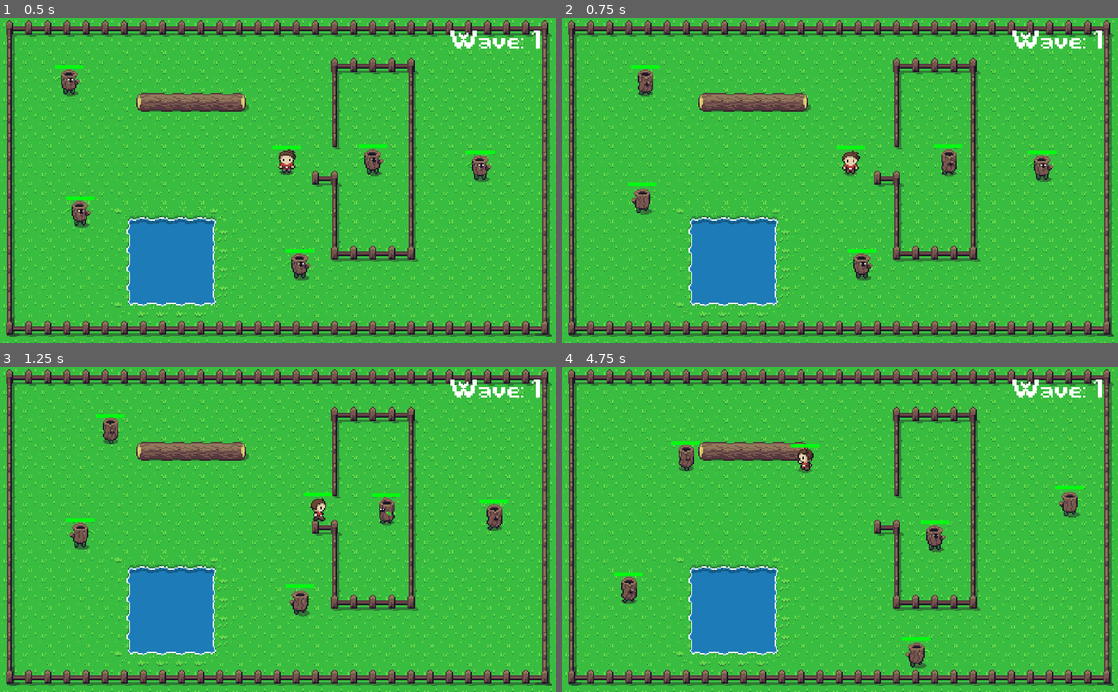
Above: before the commit, frames 1-4 (two rows, left to right).
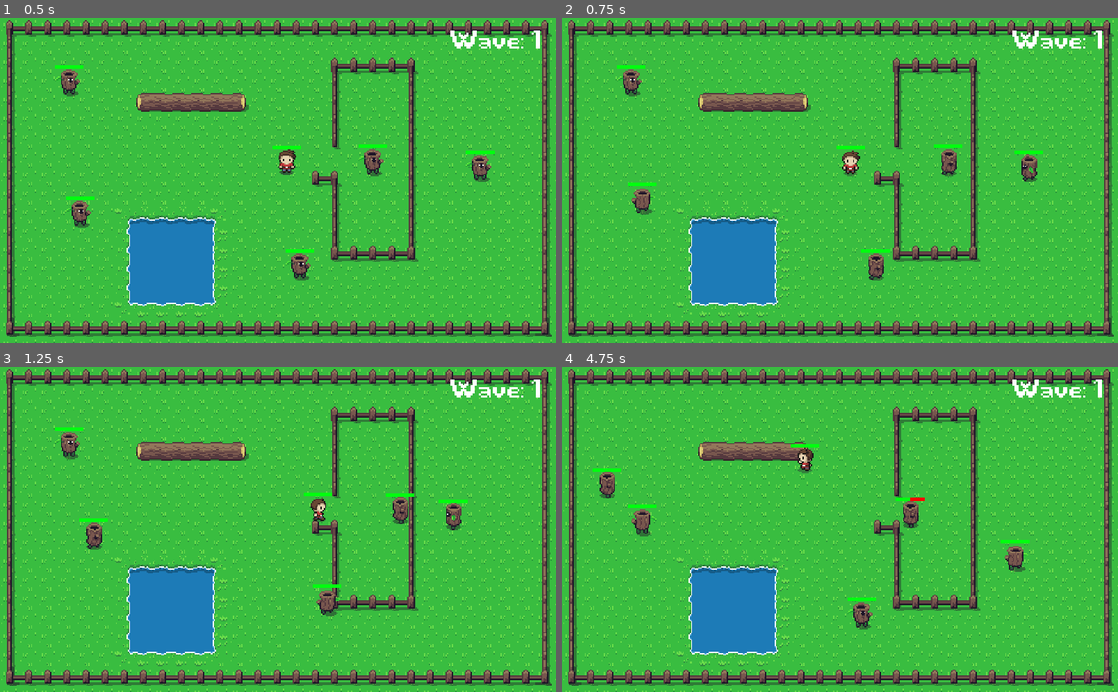
Above: after the commit, the same moments.

Repository: HillRod/TheLegendOfTilin
Game: Godot game, scene res://Nodes/Main.tscn
Same seed, same stepped clock (60 frames per second), same inputs: the game is played once before the commit and once after it.
Inputs:
- Up to frame 1 (0.5 s): no input
- Up to frame 2 (0.75 s): tap Enter (ui_accept) at 0.5 s; hold Right (ui_right) from 0.53 s (still down)
- Up to frame 3 (1.25 s): keep holding Right (ui_right); tap Enter (ui_accept) at 0.77 s
- Up to frame 4 (4.75 s): release Right (ui_right) at 1.28 s; hold Down (ui_down) 1.28-2.03 s; tap Enter (ui_accept) at 1.52, 3.02, 3.77, 4.52 s; hold Right (ui_right) 2.03-2.78 s; hold Up (ui_up) 2.78-3.53 s; hold Left (ui_left) from 3.53 s (still down)

Frame 1 is identical in both runs. In frame 2, 1.4% of the frame differs, in the area x 9-89%, y 14-81%; in frame 3, 2.5%; in frame 4, 2.7%, in the area x 5-94%, y 22-93%.

Commit message:
Los tronquitos ahora te siguen o.o

Diff:
--- a/Nodes/Tronquito.gd
+++ b/Nodes/Tronquito.gd
@@ -1,18 +1,20 @@
 extends KinematicBody2D
 
-const velocity = 100
-const DAMAGE = 1
+var velocity = 100
+var DAMAGE = 1
 var ani = "WDown"
 var dir = Vector2(0,0) # Vector2.ZERO
+var timerlimit = 30
 var timer = 0
-var timerlimit = 30
 var _life = 2
 var life
 var random
 var flame = preload("res://Nodes/Projectiles/Flame.tscn")
 var esplosion = preload("res://Nodes/Projectiles/Explosion.tscn")
 var cooldown = true
-export var verguiado = false
+var verguiado = false
+var target_player: bool = false
+var target_pos: Vector2 = Vector2.ZERO
 signal gameovercito()
 
 
@@ -22,19 +24,25 @@
 
 func _physics_process(delta):
 	#random = randi()%20
+
 	if !verguiado:
-		iaLoop()
-		movLoop()
+		if !target_player:
+			passiveIA()
+			movLoop()
+		else:
+			refresPlayerTarget()
+			activeIA(target_pos)
 		animLoop()
-	timer+=1
+		timer+=1
 
 func upDificulty(waveN):
 	_life+= waveN
 	life = _life
+	#velocity = velocity * waveN
 	if _life>=5: $cooldown.wait_time -= 1
 
-func iaLoop():
-	if timer>=timerlimit:
+func passiveIA():
+	if timer >= timerlimit:
 		timer = 0
 		var rand = randi()%5
 		match rand:
@@ -48,7 +56,12 @@
 				dir = Vector2(-1,0)
 			4:
 				dir = Vector2.ZERO
-	#yield(get_tree().create_timer(2),"timeout")
+
+func activeIA(playerPos):
+	var movement = position.direction_to(playerPos) * velocity * 1.3
+	var _move = move_and_slide(movement)
+	var slide_count = get_slide_count()
+	movement = _move
 
 func shoot(vector):
 	if cooldown:
@@ -124,5 +137,18 @@
 			queue_free()
 			emit_signal("gameovercito")
 
+func refresPlayerTarget():
+	target_pos = get_tree().get_nodes_in_group("player")[0].position
+
 func _on_cooldown_timeout():
 	cooldown = false
+
+
+func _on_DetectZone_body_entered(body):
+	if body.is_in_group("player"):
+		target_player = true
+
+
+func _on_DetectZone_body_exited(body):
+	if body.is_in_group("player"):
+		target_player = false
--- a/Nodes/Tronquito.tscn
+++ b/Nodes/Tronquito.tscn
@@ -231,6 +231,9 @@
 
 [sub_resource type="RectangleShape2D" id=15]
 extents = Vector2( 5.88518, 10 )
+
+[sub_resource type="CircleShape2D" id=16]
+radius = 51.426
 
 [node name="Tronquito" type="KinematicBody2D" groups=[
 "enemy",
@@ -271,6 +274,12 @@
 position = Vector2( -0.0589905, 1.65178 )
 shape = SubResource( 15 )
 
+[node name="DetectZone" type="Area2D" parent="."]
+
+[node name="CollisionShape2D" type="CollisionShape2D" parent="DetectZone"]
+position = Vector2( 0.109692, 11.3343 )
+shape = SubResource( 16 )
+
 [node name="ColorRect2" type="ColorRect" parent="."]
 margin_left = -11.8259
 margin_top = -13.118
@@ -298,4 +307,6 @@
 [node name="ExplosionPos" type="Position2D" parent="."]
 
 [connection signal="body_entered" from="Area2D" to="." method="_on_Area2D_body_entered"]
+[connection signal="body_entered" from="DetectZone" to="." method="_on_DetectZone_body_entered"]
+[connection signal="body_exited" from="DetectZone" to="." method="_on_DetectZone_body_exited"]
 [connection signal="timeout" from="cooldown" to="." method="_on_cooldown_timeout"]
Not shown: 1 places in Nodes/Tronquito.tscn that only renumber resources
